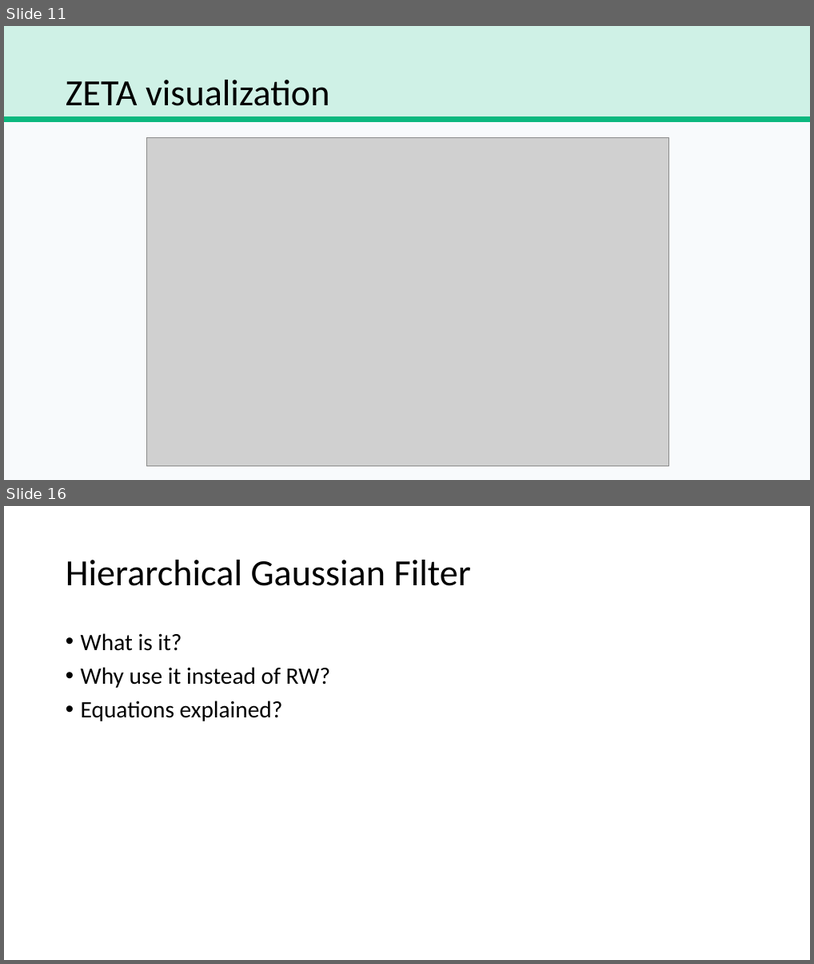
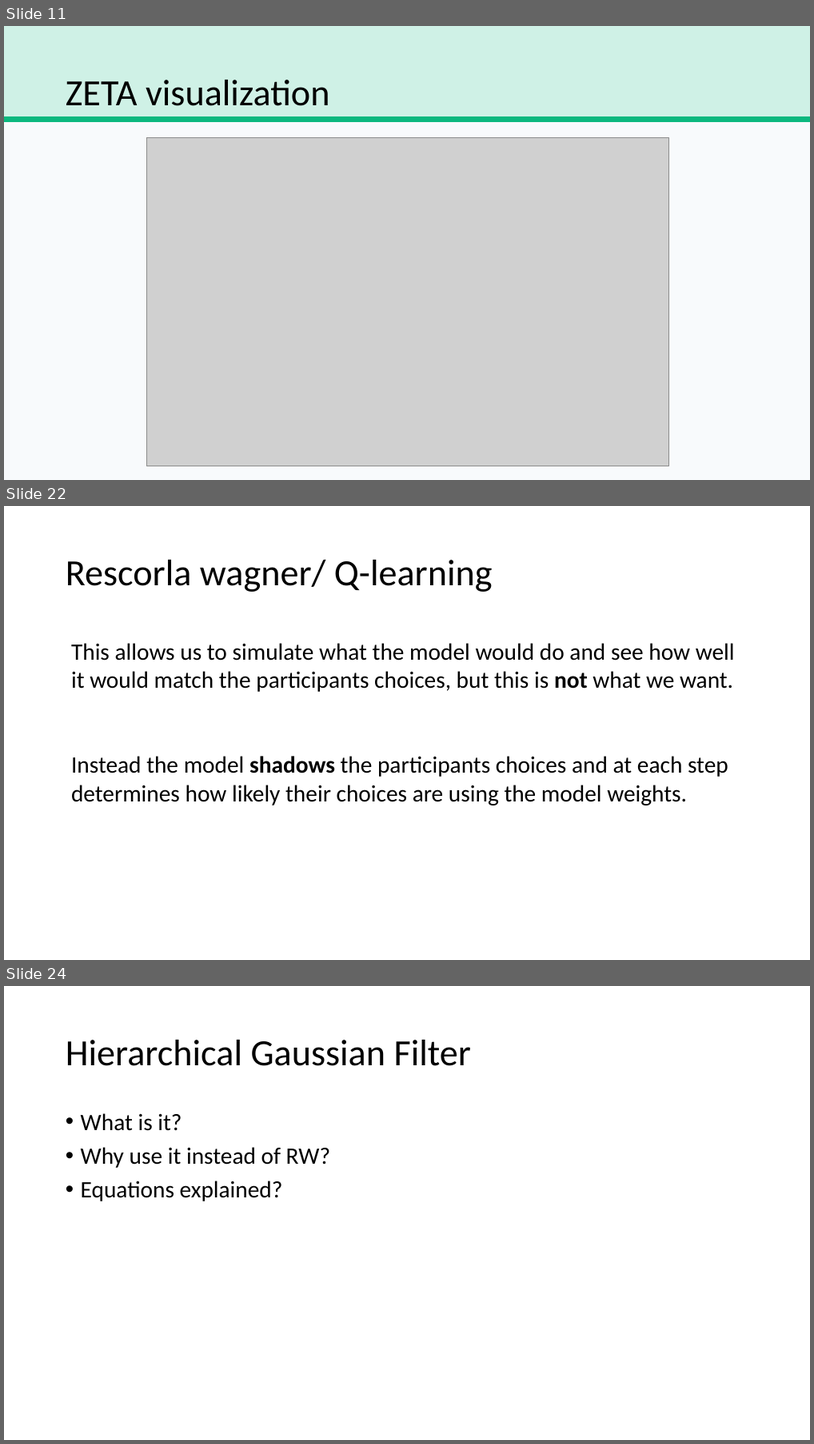
Before and after one commit to trNk27/Human_Data_Exploration, a slide deck: presentation/Prototype.pptx. Shown one above the other, each under a label of ours: slides 11 and 16 before the commit, slides 11, 22 and 24 after it; the slides between them are not shown. The pictures are 814x964 and 814x1444 pixels, drawn with LibreOffice and Linux fonts; fonts in the diff are those of the drawing; grey boxes stand for pictures; background and template pictures are left out. Boxes give left, top, right and bottom in pixels: in the first picture for what was removed or moved away, otherwise in the second. Text is boxed around its words. In the diff, an @@ line names an element or a change of style, - is before the commit and + after.

```diff
--- a/presentation/Prototype.pptx
+++ b/presentation/Prototype.pptx
@@ slide 22 added at (x1=4, y1=506, x2=810, y2=960), background picture (left out) @@
@@ title added at (x1=66, y1=560, x2=493, y2=592), 44 pt, text #000000 @@
+Rescorla wagner/ Q-learning
@@ text added at (x1=71, y1=643, x2=735, y2=805), 28 pt, text #000000 @@
+This allows us to simulate what the model would do and see how well it would match the participants choices, but this is not what we want.
+Instead the model shadows the participants choices and at each step determines how likely their choices are using the model weights.
@@ what was slide 16 is now slide 24 @@
```
Also in this commit, not shown: 2 slides changed, 11 other slides added, 4 slides removed, 30 other files.
